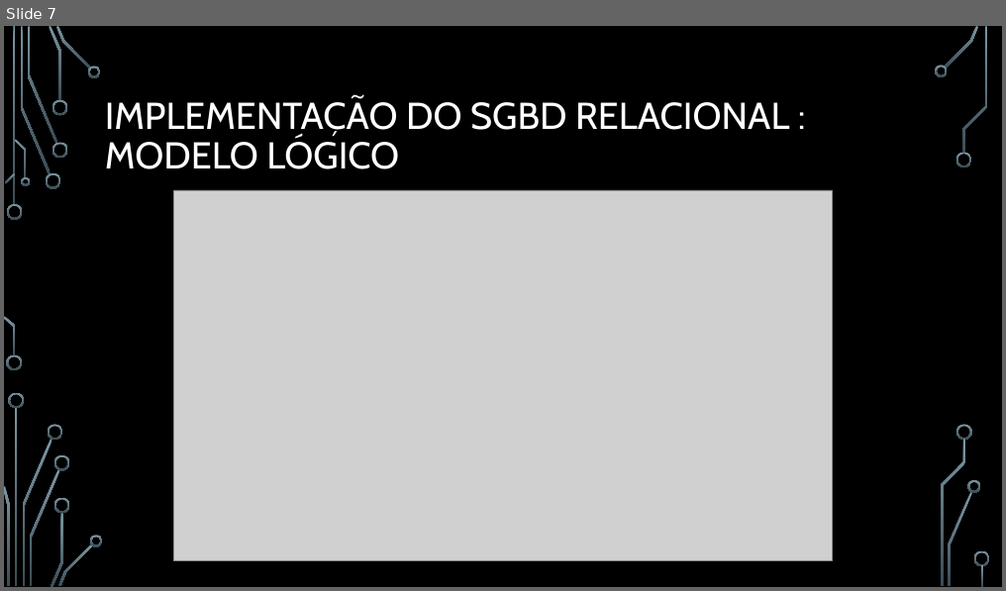
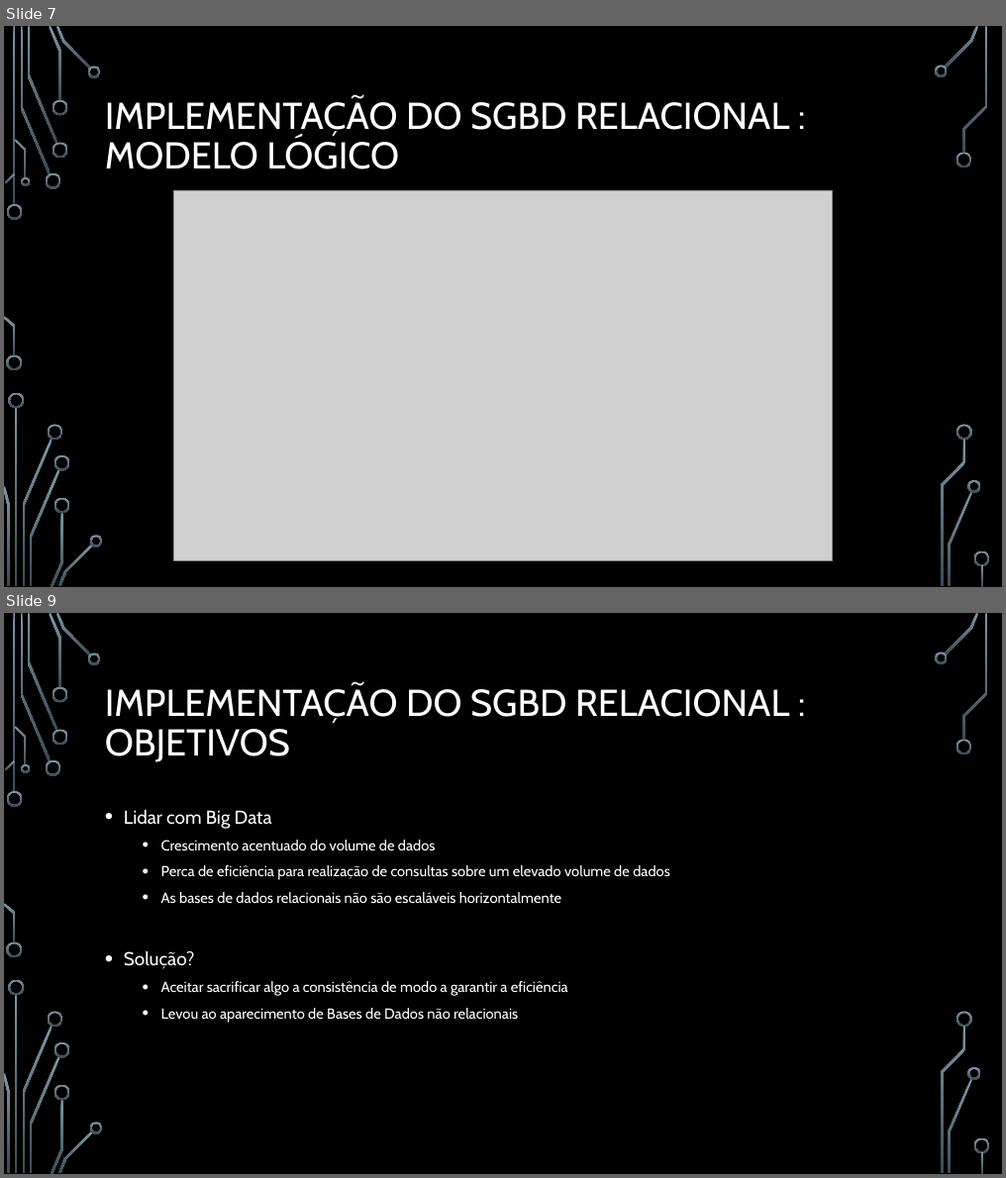
Before and after one commit to nelson31/BD1920, a slide deck: relatorio/Presentation/presentation.pptx. Shown one above the other, each under a label of ours: slide 7 before the commit, slides 7 and 9 after it; the slides between them are not shown. The pictures are 1006x591 and 1006x1178 pixels, drawn with LibreOffice and Linux fonts; fonts in the diff are those of the drawing; grey boxes stand for pictures; background and template pictures are left out. Boxes give left, top, right and bottom in pixels: in the first picture for what was removed or moved away, otherwise in the second. Text is boxed around its words. In the diff, an @@ line names an element or a change of style, - is before the commit and + after.

```diff
--- a/relatorio/Presentation/presentation.pptx
+++ b/relatorio/Presentation/presentation.pptx
@@ slide 9 added at (4, 613, 1002, 1174), background picture (left out); not listed: 36 template elements that a slide beside it also shows @@
@@ title added at (105, 684, 789, 762), 36 pt, text #FFFFFF @@
+IMPLEMENTAÇÃO DO SGBD RELACIONAL : OBJETIVOS
@@ text added at (124, 809, 670, 1023), 14 pt, text #FFFFFF @@
+• Lidar com Big Data
+  • Crescimento acentuado do volume de dados
+  • Perca de eficiência para realização de consultas sobre um elevado volume de dados
+  • As bases de dados relacionais não são escaláveis horizontalmente
+• Solução?
+  • Aceitar sacrificar algo a consistência de modo a garantir a eficiência
+  • Levou ao aparecimento de Bases de Dados não relacionais
```
Also in this commit, not shown: 5 other slides added.
